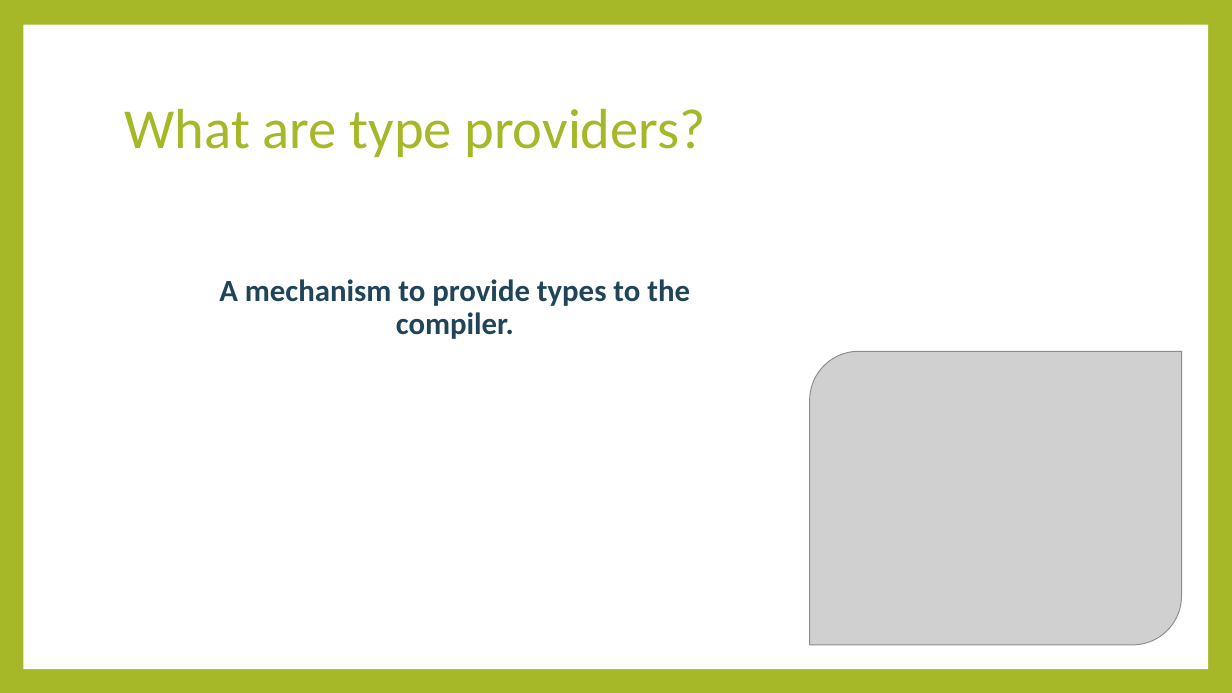
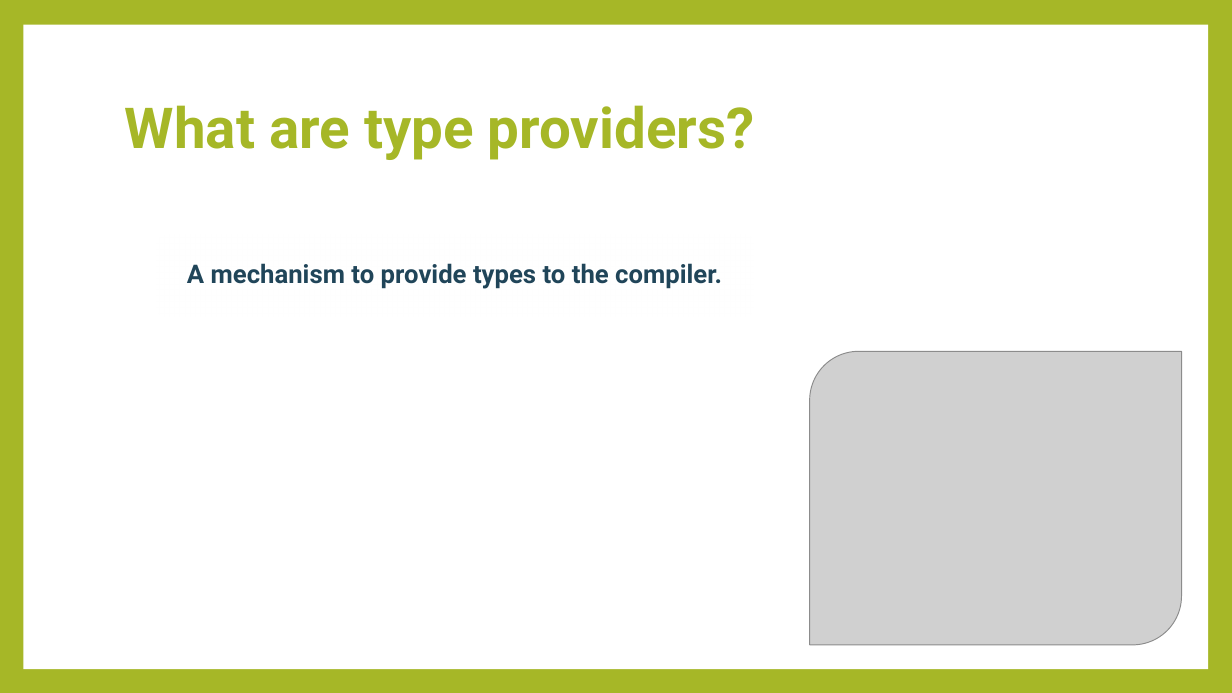
Before and after one commit to rachelblasucci/Current-Talks, a slide deck: slide 2 of Type Providers/Type Providers.pptx. Drawn at 1232x693 pixels with LibreOffice and Linux fonts; fonts in the diff are those of the drawing; grey boxes stand for pictures. Boxes give left, top, right and bottom in pixels: in the first picture for what was removed or moved away, otherwise in the second. Text is boxed around its words. In the diff, an @@ line names an element or a change of style, - is before the commit and + after.

```diff
--- a/Type Providers/Type Providers.pptx
+++ b/Type Providers/Type Providers.pptx
@@ title "What are type providers?": place and size @@
-title "What are type providers?" at (125, 108, 706, 157)
+title "What are type providers?" at (116, 62, 1114, 199)
@@ title "What are type providers?" at (116, 62, 1114, 199): font Calibri to Roboto, bold on; fill none to #FFFFFF at 60% opacity; outline none to #FFFFFF 5 pt @@
@@ text "A mechanism to provide types ...": place and size @@
-text "A mechanism to provide types ..." at (219, 279, 690, 339)
+text "A mechanism to provide types ..." at (187, 263, 722, 289)
@@ text "A mechanism to provide types ..." at (187, 263, 722, 289): size 24 to 20 pt, font Calibri to Roboto; less space between paragraphs @@
```
Also in this commit, not shown: 12 other slides changed, 2 slides added, 4 other files.
